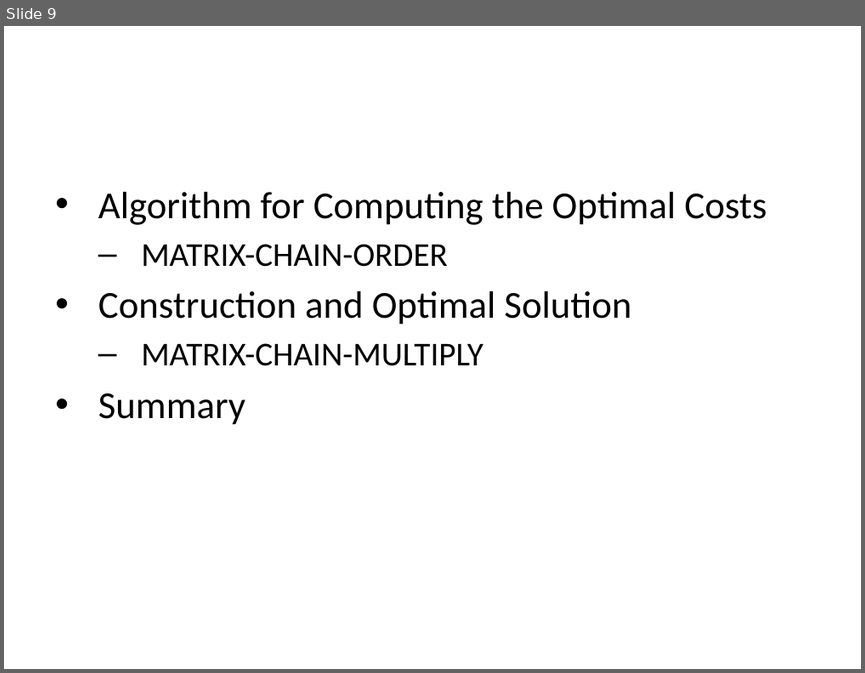
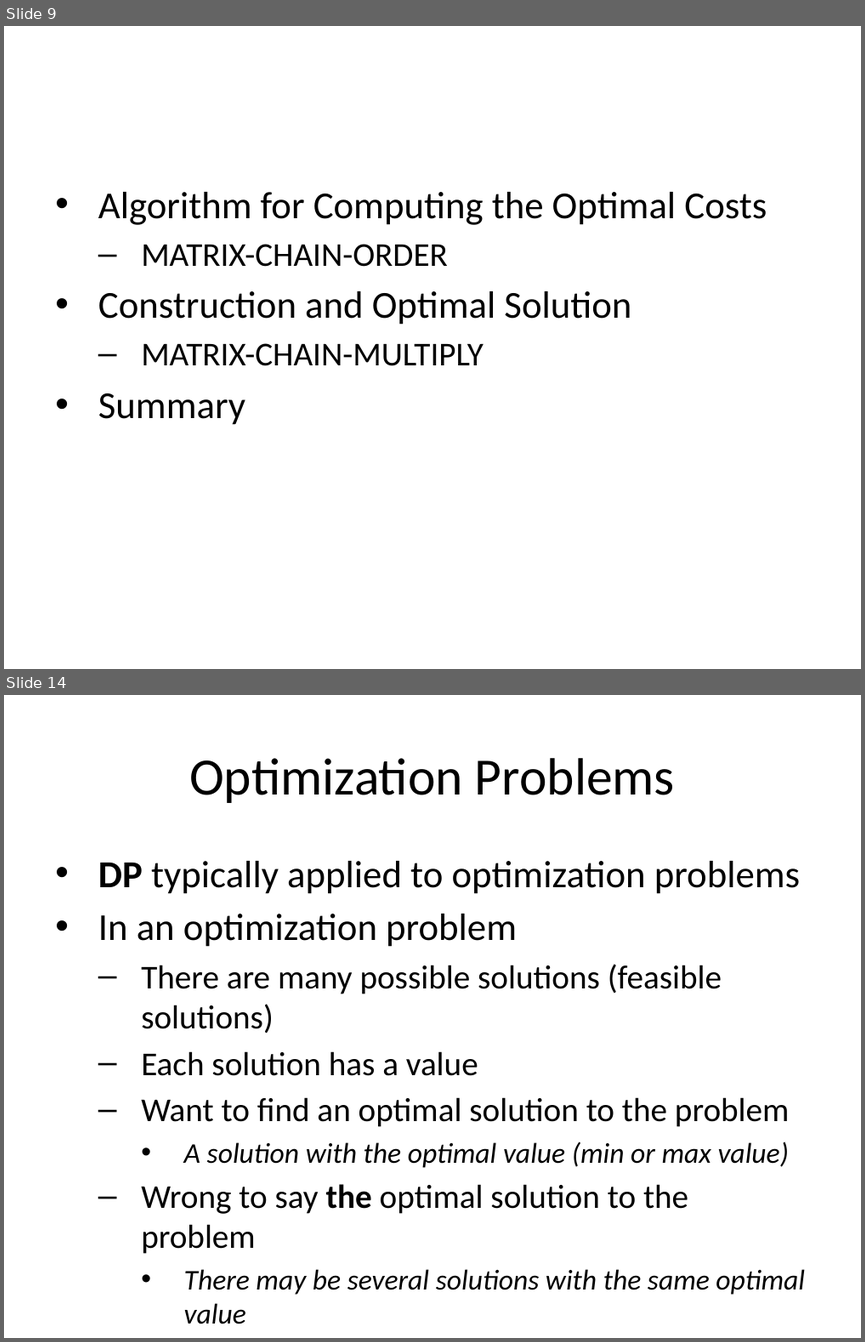
Before and after one commit to ucoruh/ce100-algorithms-and-programming-II, a slide deck: docs/week-5/ce100-week-5-dp.md_word.pptx. Shown one above the other, each under a label of ours: slide 9 before the commit, slides 9 and 14 after it; the slides between them are not shown. The pictures are 865x673 and 865x1342 pixels, drawn with LibreOffice and Linux fonts; fonts in the diff are those of the drawing. Boxes give left, top, right and bottom in pixels: in the first picture for what was removed or moved away, otherwise in the second. Text is boxed around its words. In the diff, an @@ line names an element or a change of style, - is before the commit and + after.

```diff
--- a/docs/week-5/ce100-week-5-dp.md_word.pptx
+++ b/docs/week-5/ce100-week-5-dp.md_word.pptx
@@ slide 14 added at box(4, 695, 861, 1338), background #FFFFFF @@
@@ title added at box(189, 758, 675, 803), 44 pt, text #000000 @@
+Optimization Problems
@@ text added at box(98, 861, 805, 1324), 28 pt, text #000000 @@
+• DP typically applied to optimization problems
+• In an optimization problem
+  – There are many possible solutions (feasible solutions)
+  – Each solution has a value
+  – Want to find an optimal solution to the problem
+    • A solution with the optimal value (min or max value)
+  – Wrong to say the optimal solution to the problem
+    • There may be several solutions with the same optimal value
```
Also in this commit, not shown: 39 other slides added, 22 other files.
